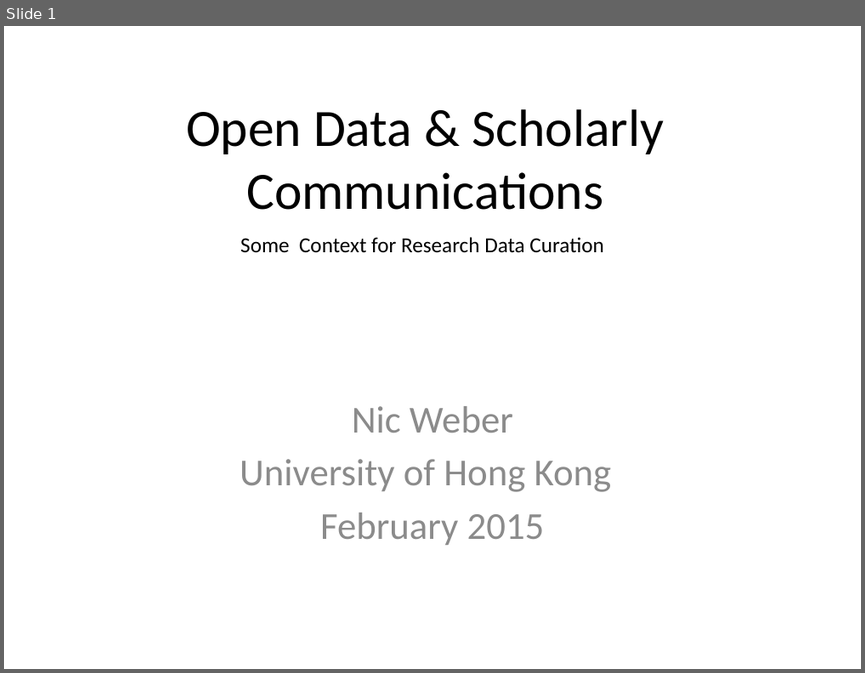
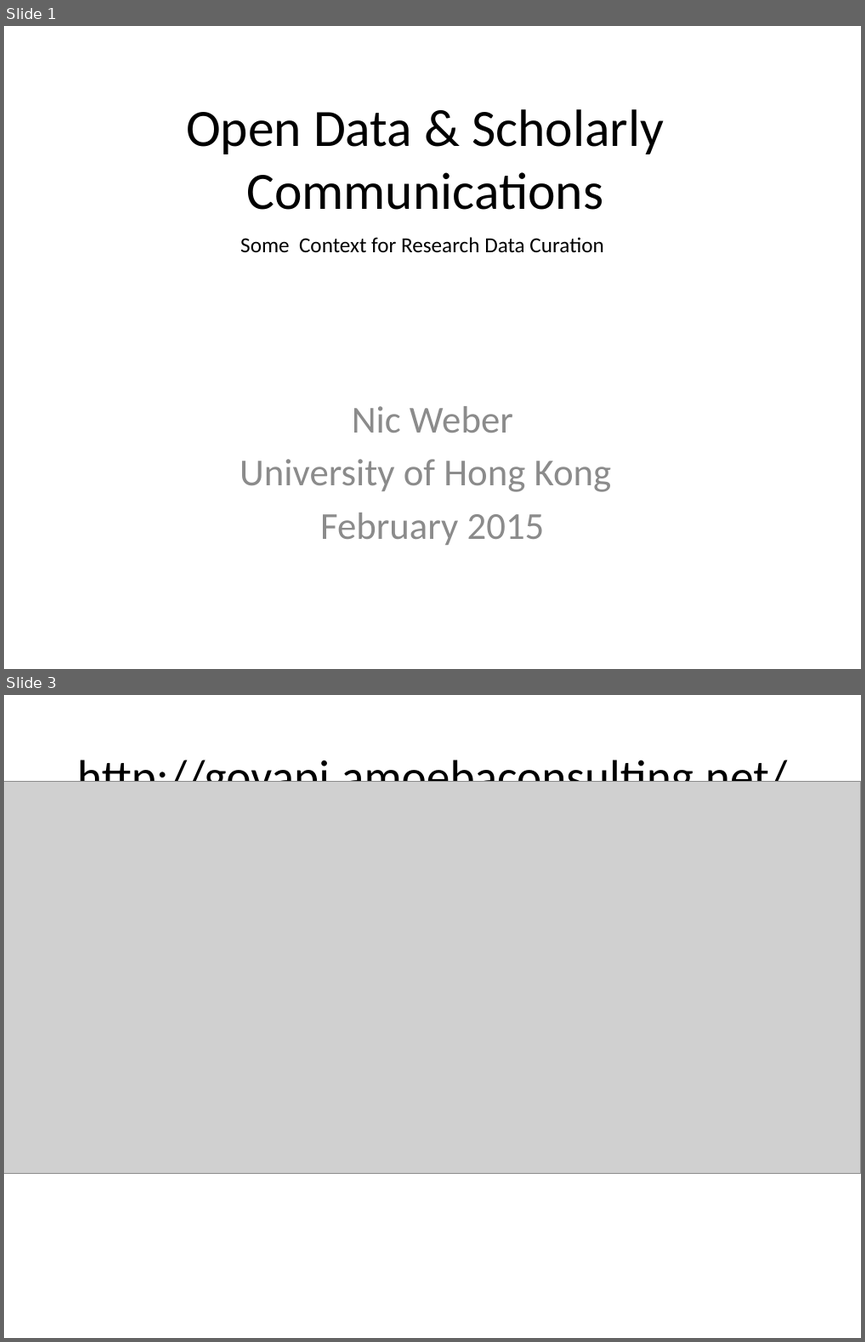
Before and after one commit to DataCurationWorkshop/HongKongCurationWorkshop, a slide deck: Day_1/Plenary/Day_1_Plenary_OpenData.pptx. Shown one above the other, each under a label of ours: slide 1 before the commit, slides 1 and 3 after it; the slides between them are not shown. The pictures are 865x673 and 865x1342 pixels, drawn with LibreOffice and Linux fonts; fonts in the diff are those of the drawing; grey boxes stand for pictures. Boxes give left, top, right and bottom in pixels: in the first picture for what was removed or moved away, otherwise in the second. Text is boxed around its words. In the diff, an @@ line names an element or a change of style, - is before the commit and + after.

```diff
--- a/Day_1/Plenary/Day_1_Plenary_OpenData.pptx
+++ b/Day_1/Plenary/Day_1_Plenary_OpenData.pptx
@@ slide 3 added at box(4, 695, 861, 1338), background #FFFFFF @@
@@ title added at box(77, 754, 787, 782), 39.6 pt, text #000000 @@
+http://govapi.amoebaconsulting.net/
@@ picture added at box(4, 782, 861, 1174) @@
```
Also in this commit, not shown: 2 other slides added, 2 other files.
